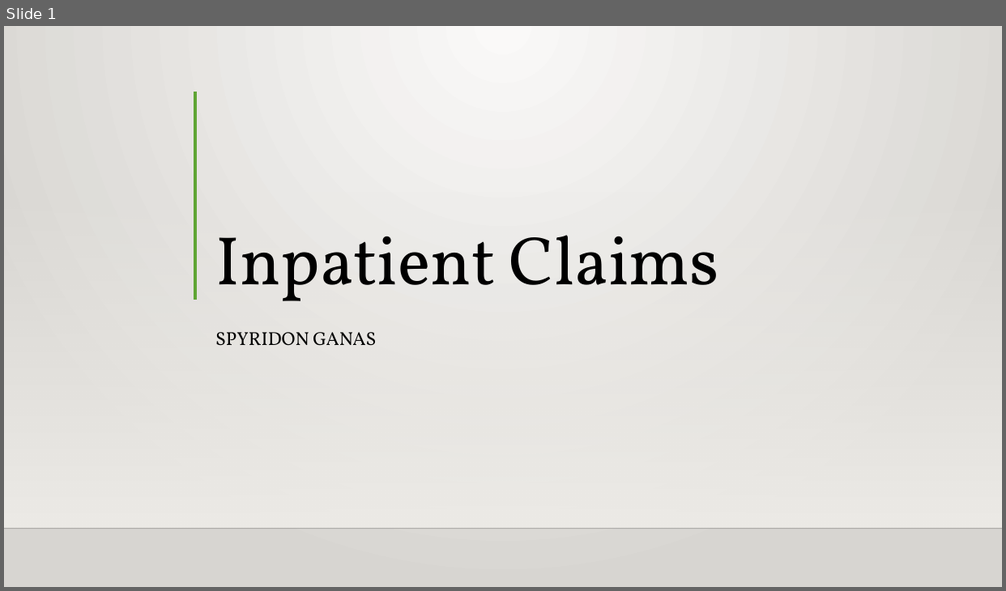
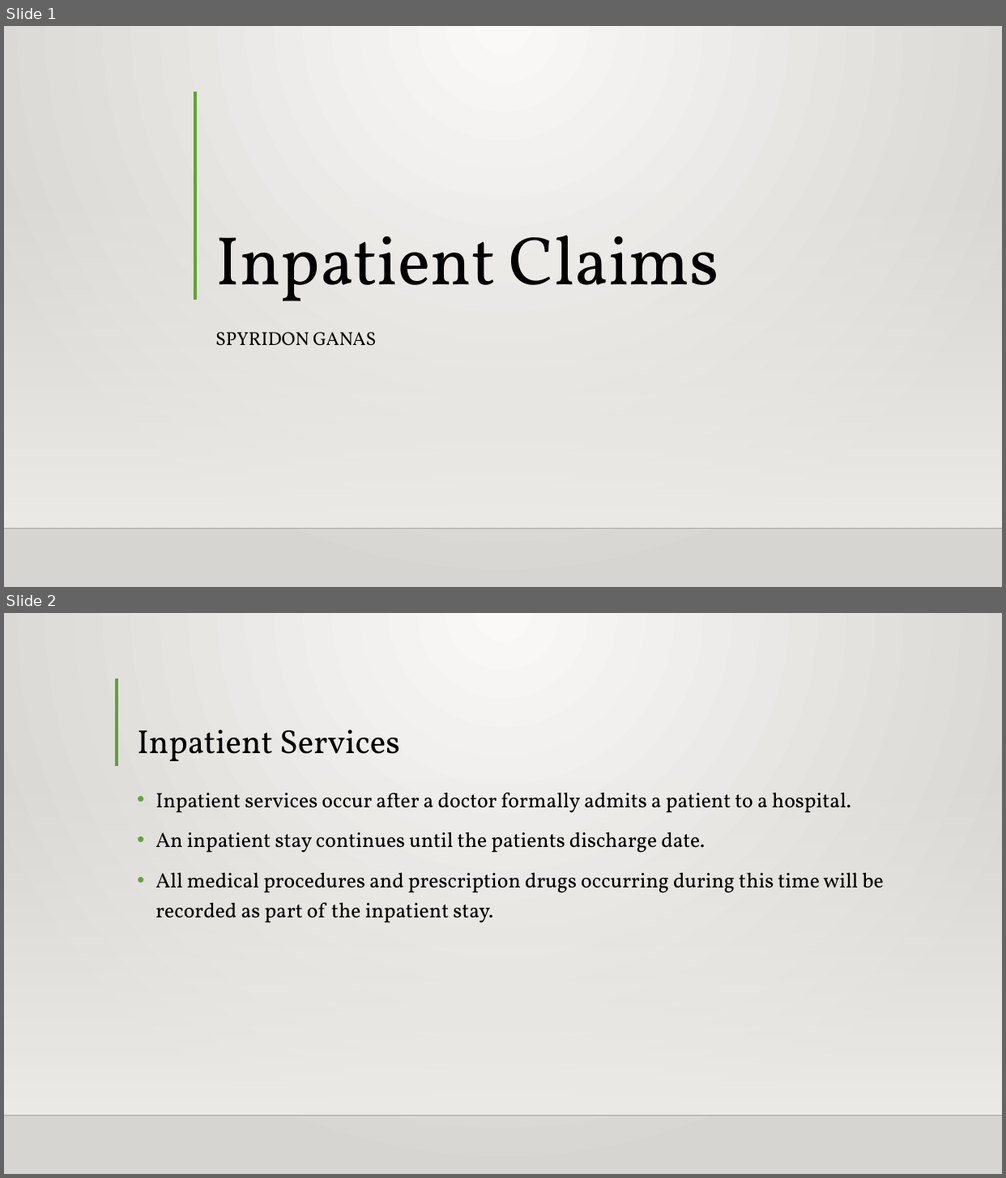
Before and after one commit to Intro-to-APCD/Intro-to-APCD.github.io, a slide deck: PowerPoints/Phase 3 - Claims Terminology/016 Inpatient Claims.pptx. Shown one above the other, each under a label of ours: slide 1 before the commit, slides 1 and 2 after it. The pictures are 1006x591 and 1006x1178 pixels, drawn with LibreOffice and Linux fonts; fonts in the diff are those of the drawing; background and template pictures are left out. Boxes give left, top, right and bottom in pixels: in the first picture for what was removed or moved away, otherwise in the second. Text is boxed around its words. In the diff, an @@ line names an element or a change of style, - is before the commit and + after.

Commit message:
completed inpatient claims slides

```diff
--- a/PowerPoints/Phase 3 - Claims Terminology/016 Inpatient Claims.pptx
+++ b/PowerPoints/Phase 3 - Claims Terminology/016 Inpatient Claims.pptx
@@ slide 2 added at [4,613,1002,1174], background gradient #FAFAF9 to #D7D5D2; not listed: 2 template elements that a slide beside it also shows @@
@@ line added from (117, 678) to (117, 766), #5FA534 3 pt @@
@@ title added at [137,730,400,761], 32 pt, text #000000 @@
+Inpatient Services
@@ text added at [155,792,884,923], 20 pt, text #000000 @@
+• Inpatient services occur after a doctor formally admits a patient to a hospital.
+• An inpatient stay continues until the patients discharge date.
+• All medical procedures and prescription drugs occurring during this time will be recorded as part of the inpatient stay.
```
Also in this commit, not shown: 2 other slides added, 5 slides removed.
